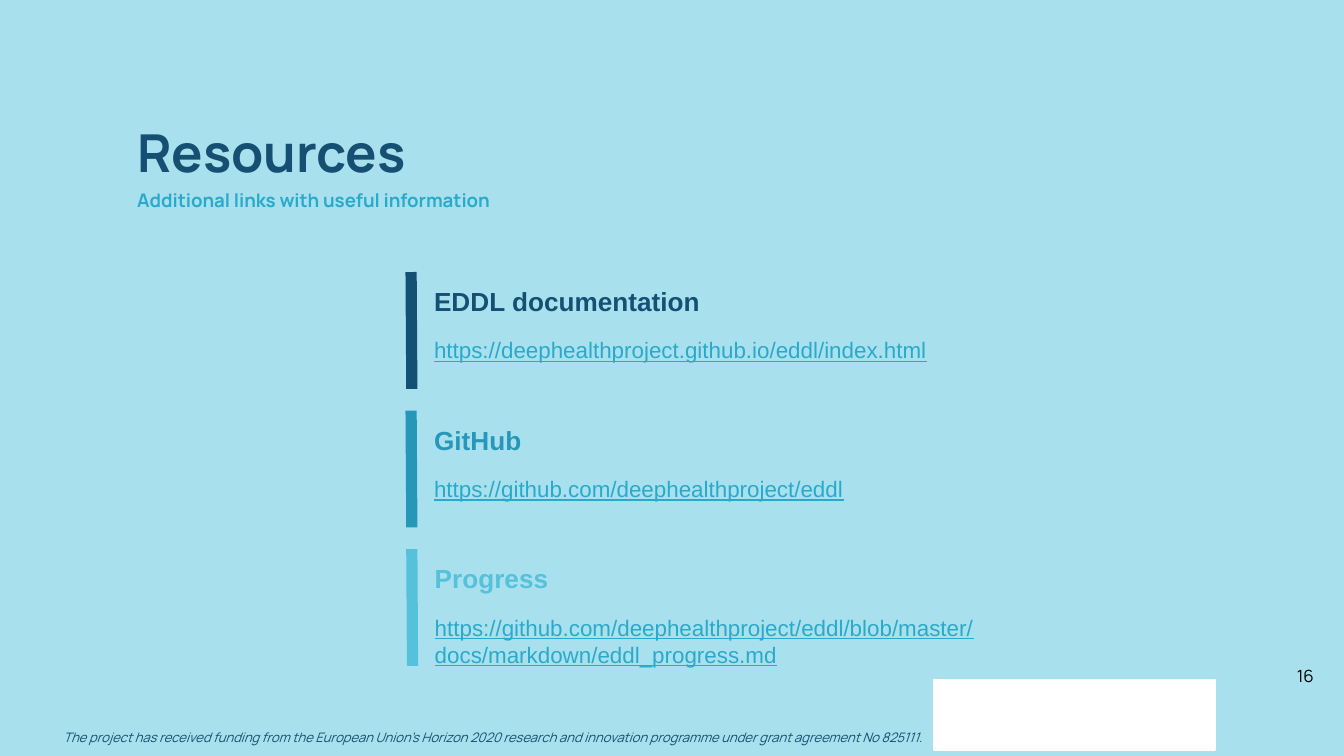
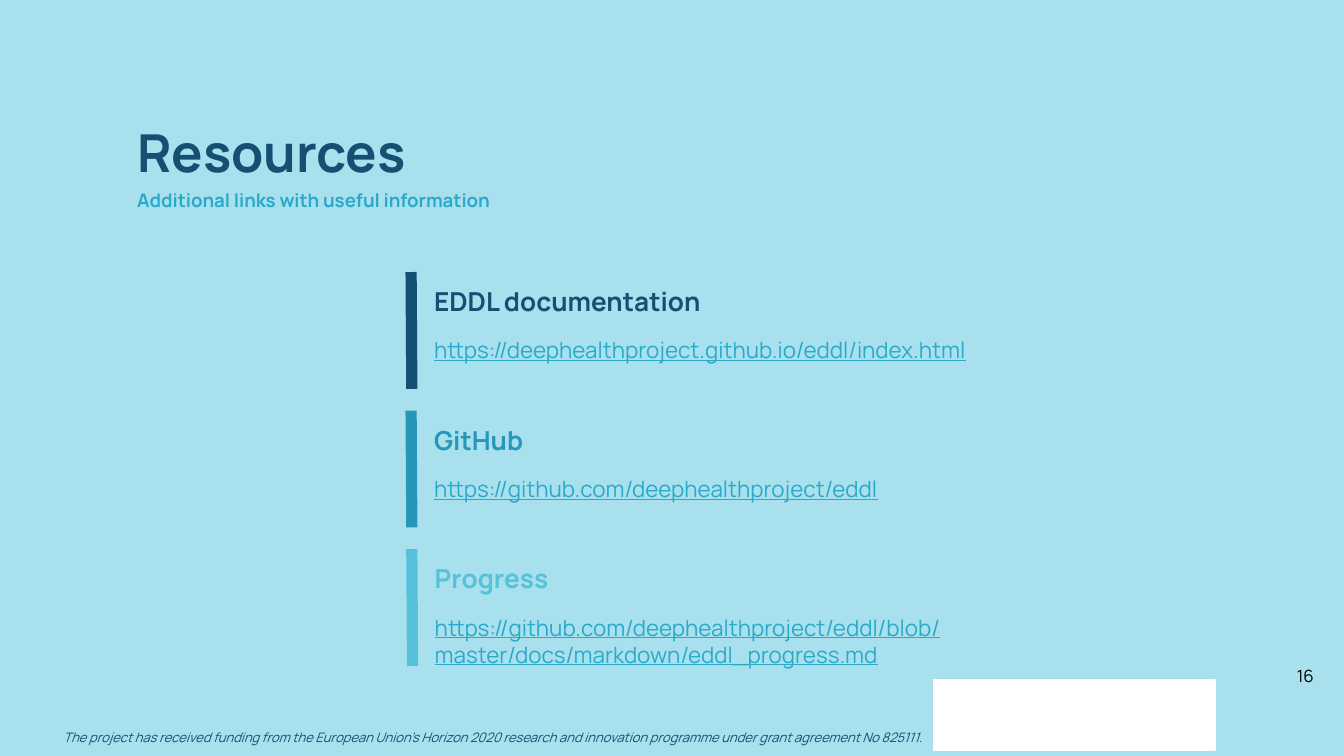
Before and after one commit to deephealthproject/winter-school, a slide deck: slide 16 of lab/00_ecvl_eddl_environment/EDDL_Intro.pptx. Drawn at 1344x756 pixels with LibreOffice and Linux fonts; fonts in the diff are those of the drawing; background and template pictures are left out. Boxes give left, top, right and bottom in pixels: in the first picture for what was removed or moved away, otherwise in the second. Text is boxed around its words. In the diff, an @@ line names an element or a change of style, - is before the commit and + after.

Commit message:
Update EDDL slide

```diff
--- a/lab/00_ecvl_eddl_environment/EDDL_Intro.pptx
+++ b/lab/00_ecvl_eddl_environment/EDDL_Intro.pptx
@@ font Arial to Manrope in 6 elements at bbox=[434, 292, 700, 312], bbox=[434, 341, 965, 364], bbox=[434, 431, 523, 451], bbox=[434, 480, 877, 503], bbox=[435, 569, 548, 595], bbox=[435, 619, 940, 669] @@
```
Also in this commit, not shown: 4 other slides changed, 2 other files.
